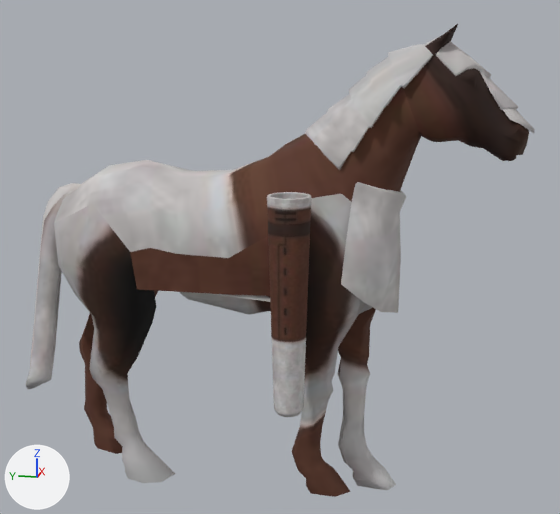
An edit to the glTF model public/assets/unit-models/tech/109/body-heavyarchers.glb, drawn before and after from the same camera.
Both versions are drawn from a 50 mm lens placed at (-3.99, -0.79, 2.3), pointed at (-0.03, 0.01, 1.31). Lighting does not change. The marker at lower left points along +X, +Y and +Z. The picture after the commit comes second. Vertices at exactly the same position are counted once.
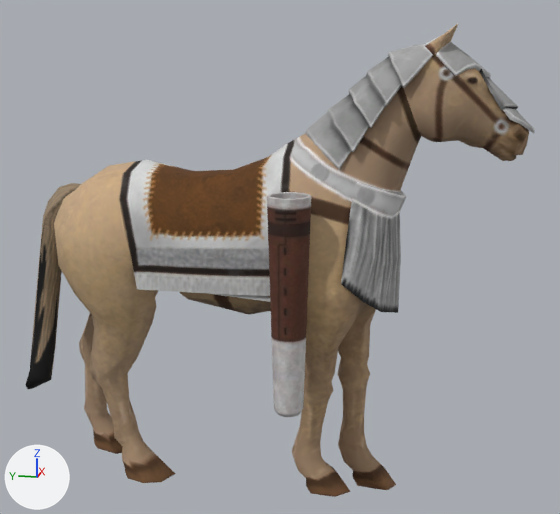
What differs and where, as boxes [x1, y1, x2, y2] in the pictures (560 x 514 px):
part 1 of me_mesh_0, recoloured
    both: [26, 24, 533, 497]

Edits to the bpy script that builds the scene:
```text
Add img_image_1:
    img_image_1 = load_image('Image_1', '_unpacked/Image_1', 512, 512, 'sRGB')
Add mat_material_1:
    mat_material_1 = principled_material('Material_1')
    mat_material_1.texture = img_image_1
    mat_material_1.metallic = 0.05
    mat_material_1.roughness = 0.85
Change me_mesh_0:
    where me_mesh_0.from_pydata(...)  # 1067 vertices, 2016 faces; spans x -0.51..0.4, y -1.25..1.39, z 0.0..2.49
    used by ob_mesh_0; location = (0.0, 0.0, 0.0)
    me_mesh_0 part 1: 1792 of the faces centred in x -0.38..0.37, y -1.23..1.37, z 0.0..2.49 switch from mat_material_0 (picture img_image_0) to mat_material_1 (picture img_image_1)
```
